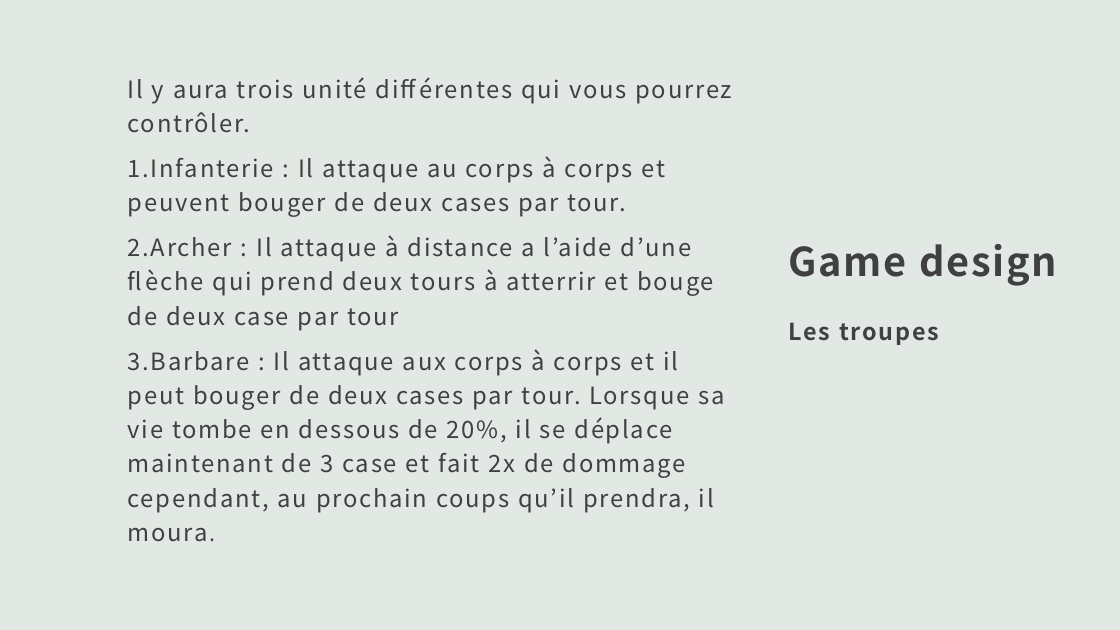
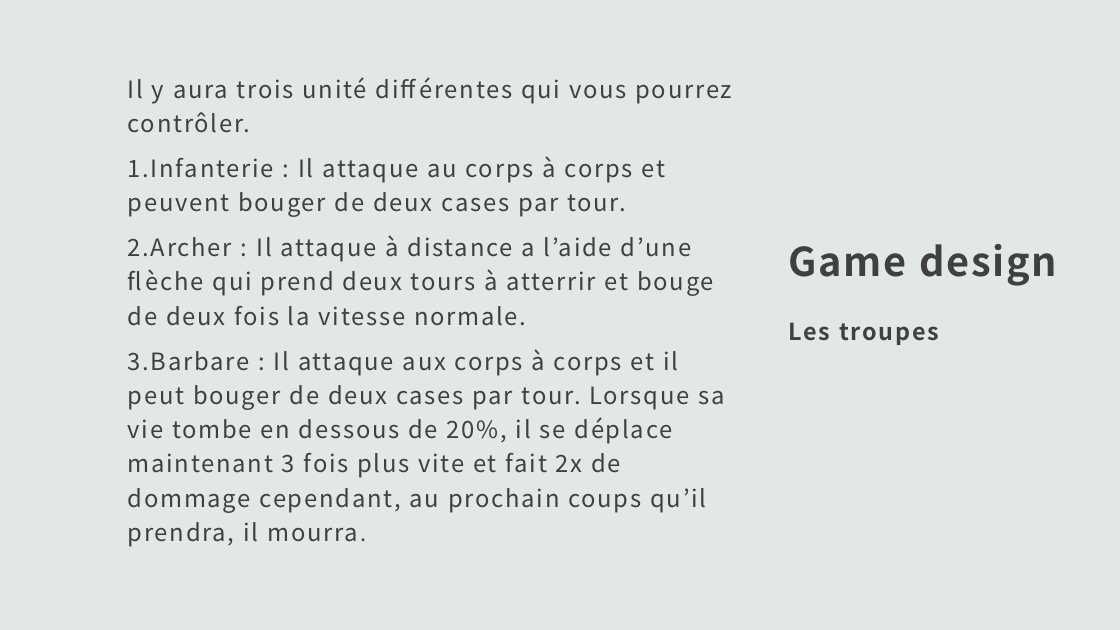
Before and after one commit to VincentMoreauBenoit/H23_204_CODE_WARS, a slide deck: slide 12 of Ébauche du projet/Projet Sim CODE WARS.pptx. Drawn at 1120x630 pixels with LibreOffice and Linux fonts; fonts in the diff are those of the drawing. Boxes give left, top, right and bottom in pixels: in the first picture for what was removed or moved away, otherwise in the second. Text is boxed around its words. In the diff, an @@ line names an element or a change of style, - is before the commit and + after.

```diff
--- a/Ébauche du projet/Projet Sim CODE WARS.pptx
+++ b/Ébauche du projet/Projet Sim CODE WARS.pptx
@@ text at [128,235,724,547]: text changed @@
-2.Archer : Il attaque à distance a l’aide d’une flèche qui prend deux tours à atterrir et bouge de deux case par tour
-3.Barbare : Il attaque aux corps à corps et il peut bouger de deux cases par tour. Lorsque sa vie tombe en dessous de 20%, il se déplace maintenant de 3 case et fait 2x de dommage cependant, au prochain coups qu’il prendra, il moura.
+2.Archer : Il attaque à distance a l’aide d’une flèche qui prend deux tours à atterrir et bouge de deux fois la vitesse normale.
+3.Barbare : Il attaque aux corps à corps et il peut bouger de deux cases par tour. Lorsque sa vie tombe en dessous de 20%, il se déplace maintenant 3 fois plus vite et fait 2x de dommage cependant, au prochain coups qu’il prendra, il mourra.
```
Also in this commit, not shown: 7 other slides changed, 1 slide added, 1 slide removed, 14 other files.
